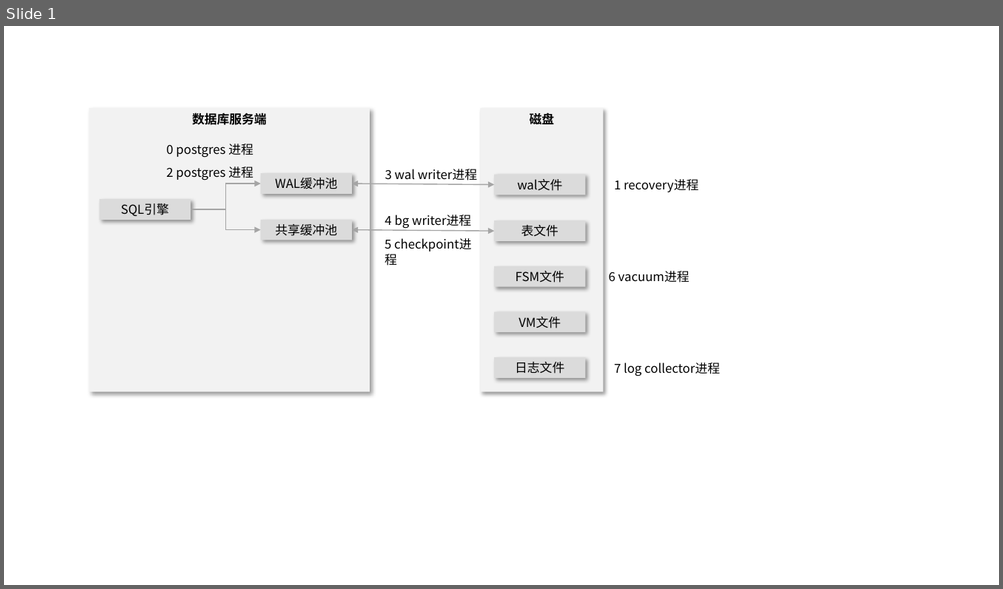
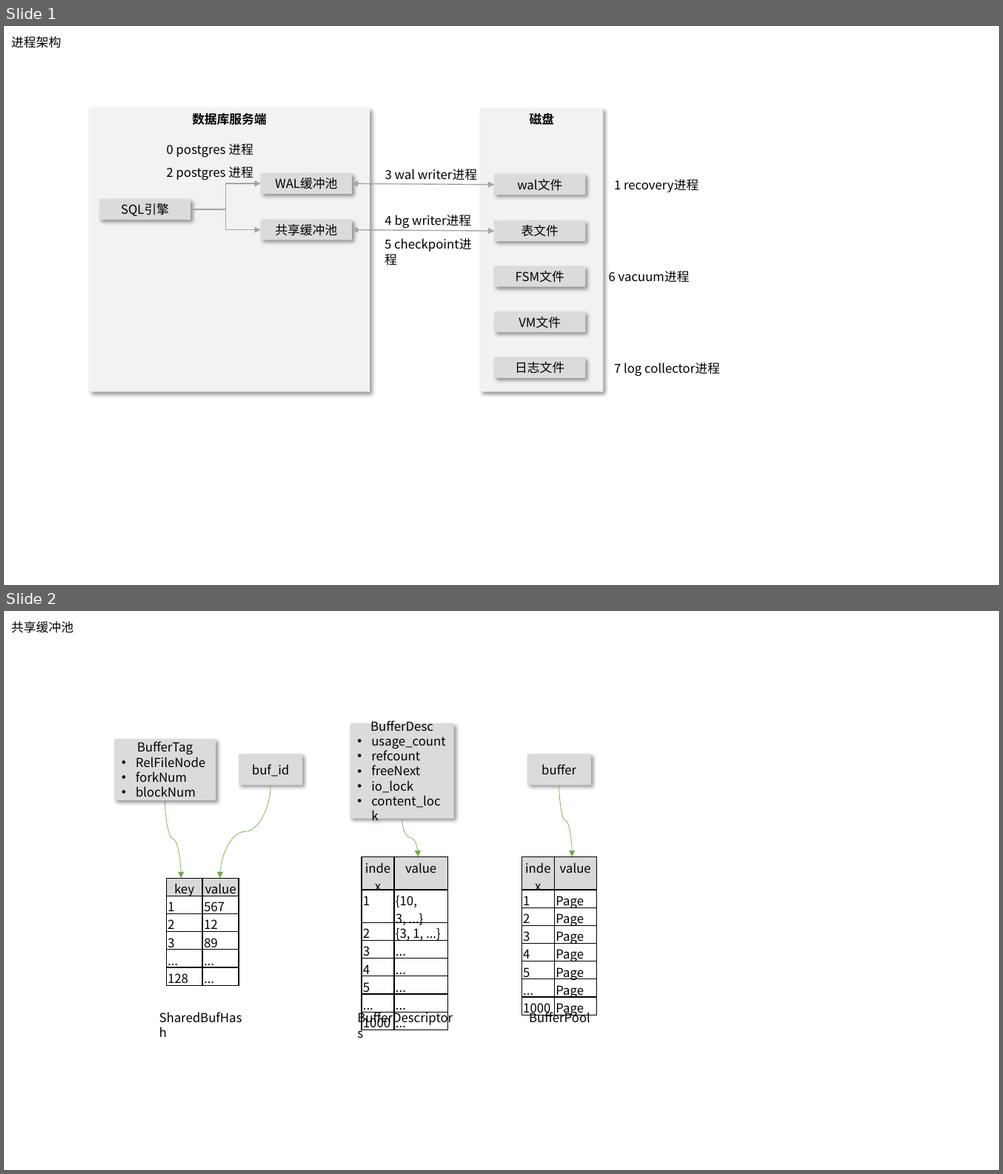
Before and after one commit to poorkk/lorand, a slide deck: source/ppt/postgresql.pptx. Shown one above the other, each under a label of ours: slide 1 before the commit, slides 1 and 2 after it. The pictures are 1003x589 and 1003x1174 pixels, drawn with LibreOffice and Linux fonts; fonts in the diff are those of the drawing. Boxes give left, top, right and bottom in pixels: in the first picture for what was removed or moved away, otherwise in the second. Text is boxed around its words. In the diff, an @@ line names an element or a change of style, - is before the commit and + after.

Commit message:
add buff pool

```diff
--- a/source/ppt/postgresql.pptx
+++ b/source/ppt/postgresql.pptx
@@ slide 2 added at bbox=[4, 611, 999, 1170], background #FFFFFF @@
@@ text added at bbox=[11, 621, 74, 633], 12 pt, text #000000 @@
+共享缓冲池
@@ rectangle added at bbox=[114, 738, 216, 800], fill #DBDBDB, 12 pt, text #000000 @@
+BufferTag
+• RelFileNode
+• forkNum
+• blockNum
@@ rectangle added at bbox=[350, 723, 454, 819], fill #DBDBDB, 12 pt, text #000000 @@
+BufferDesc
+• usage_count
+• refcount
+• freeNext
+• io_lock
+• content_lock
@@ rectangle added at bbox=[239, 755, 302, 786], fill #DBDBDB, 12 pt, text #000000 @@
+buf_id
@@ rectangle added at bbox=[527, 755, 590, 786], fill #DBDBDB, 12 pt, text #000000 @@
+buffer
@@ curved arrow added from (270, 786) to (219, 878), #70AD47 0.5 pt @@
@@ curved arrow added from (559, 786) to (572, 857), #70AD47 0.5 pt @@
@@ curved arrow added from (165, 800) to (181, 878), #70AD47 0.5 pt @@
@@ curved arrow added from (401, 819) to (418, 857), #70AD47 0.5 pt @@
@@ table added at bbox=[361, 857, 448, 1034], 8 rows, 2 columns @@
+index | value
+1 | {10, 3, ...}
+2 | {3, 1, ...}
+3 | ...
+4 | ...
+5 | ...
+... | ...
+1000 | ...
@@ table added at bbox=[522, 857, 597, 1019], 8 rows, 2 columns @@
+index | value
+1 | Page
+2 | Page
+3 | Page
+4 | Page
+5 | Page
+... | Page
+1000 | Page
@@ table added at bbox=[166, 878, 239, 989], 6 rows, 2 columns @@
+key | value
+1 | 567
+2 | 12
+3 | 89
+... | ...
+128 | ...
@@ text added at bbox=[152, 1007, 253, 1030], 12 pt, text #000000 @@
+SharedBufHash
@@ text added at bbox=[350, 1007, 464, 1030], 12 pt, text #000000 @@
+BufferDescriptors
@@ text added at bbox=[529, 1010, 590, 1023], 12 pt, text #000000 @@
+BufferPool
@@ slide 1 changed as well @@
@@ text added at bbox=[11, 36, 61, 48], 12 pt, text #000000 @@
+进程架构
```
Also in this commit, not shown: 3 other files.
